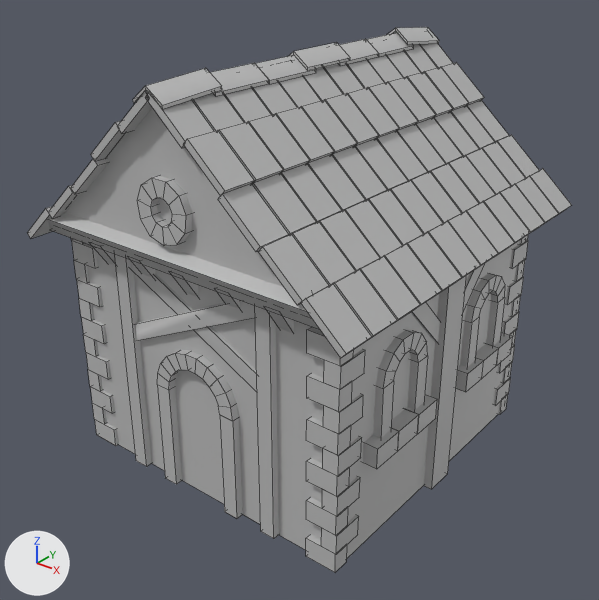
A saved change to the FBX model Your_Guide/Assets/Meshes/blocking_lighting/blocking_house.fbx.
Rendered twice from a 50 mm lens placed at (7.46, -9.64, 8.2), pointed at (0.06, -0.38, 2.47). Arrows for +X, +Y and +Z are at lower left; the lights stay in place. Mesh edges are drawn as thin lines. Where no turn or scale is listed for an object, it has been applied to the vertices. Vertices at the same position are counted once.

In view in the first picture: 'blocking_house'.
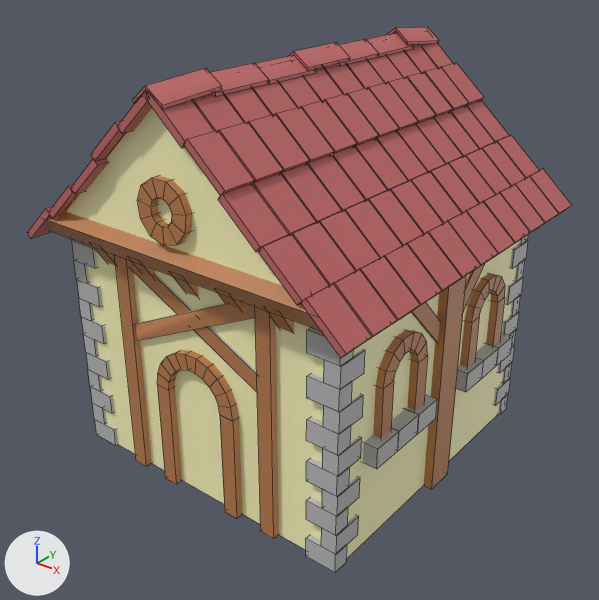
What differs and where, as boxes (x1, y1, x2, y2) in the pictures (599 x 600 px):
part 1 of me_mesh, recoloured
    both: (27, 27, 571, 358)
part 2 of me_mesh, recoloured
    both: (115, 255, 505, 539)
part 3 of me_mesh, recoloured
    both: (94, 247, 116, 266)
part 4 of me_mesh, recoloured
    both: (137, 176, 192, 246)
part 5 of me_mesh, recoloured
    both: (157, 385, 182, 484)
part 6 of me_mesh, recoloured
    both: (220, 415, 242, 518)
part 7 of me_mesh, recoloured (grey to beige)
    both: (66, 107, 520, 559)

Patch to the scene script:
```diff
--- a/Your_Guide/Assets/Meshes/blocking_lighting/blocking_house.fbx.py
+++ b/Your_Guide/Assets/Meshes/blocking_lighting/blocking_house.fbx.py
@@ mat_toit @@
+mat_toit = principled_material('toit')
+mat_toit.base_color = (0.539, 0.138, 0.138)  # pink #c26868
@@ mat_poutre @@
+mat_poutre = principled_material('poutre')
+mat_poutre.base_color = (0.5, 0.209, 0.08)  # orange #bc7e50
@@ mat_crepi @@
+mat_crepi = principled_material('crepi')
+mat_crepi.base_color = (1.0, 0.964, 0.532)  # beige #fffbc1
@@ me_mesh @@
 me_mesh.from_pydata(...)  # 1921 vertices, 1373 faces; spans x -2.92..2.92, y -3.16..3.16, z 0.0..6.33
 # used by ob_blocking_house; location = (0.0, 0.0, 0.0)
+# me_mesh part 1: 777 of the faces centred in x -2.88..2.88, y -3.15..3.15, z 3.68..6.21 switch from mat_lambert1 (grey #bcbcbc) to mat_toit (pink #c26868)
+# me_mesh part 2: 116 of the faces centred in x -1.46..2.64, y -2.73..1.6, z 1.78..3.24 switch from mat_lambert1 (grey #bcbcbc) to mat_poutre (orange #bc7e50)
+# me_mesh part 3: 66 of the faces centred in x -2.64..-1.55, y -2.32..1.6, z 1.94..3.24 switch from mat_lambert1 (grey #bcbcbc) to mat_poutre (orange #bc7e50)
+# me_mesh part 4: 37 of the faces centred in x -0.42..0.42, y -3.06..-2.55, z 3.81..5.1 switch from mat_lambert1 (grey #bcbcbc) to mat_poutre (orange #bc7e50)
+# me_mesh part 5: 3 of the faces centred in x -0.76..-0.51, y -2.73..-2.6, z 0.85 switch from mat_lambert1 (grey #bcbcbc) to mat_poutre (orange #bc7e50)
+# me_mesh part 6: 3 of the faces centred in x 0.51..0.76, y -2.73..-2.6, z 0.85 switch from mat_lambert1 (grey #bcbcbc) to mat_poutre (orange #bc7e50)
+# me_mesh part 7: 9 of the faces centred in x -2.5..2.5, y -2.95..-0.11, z 0.0..5.02 switch from mat_lambert1 (grey #bcbcbc) to mat_crepi (beige #fffbc1)
```
